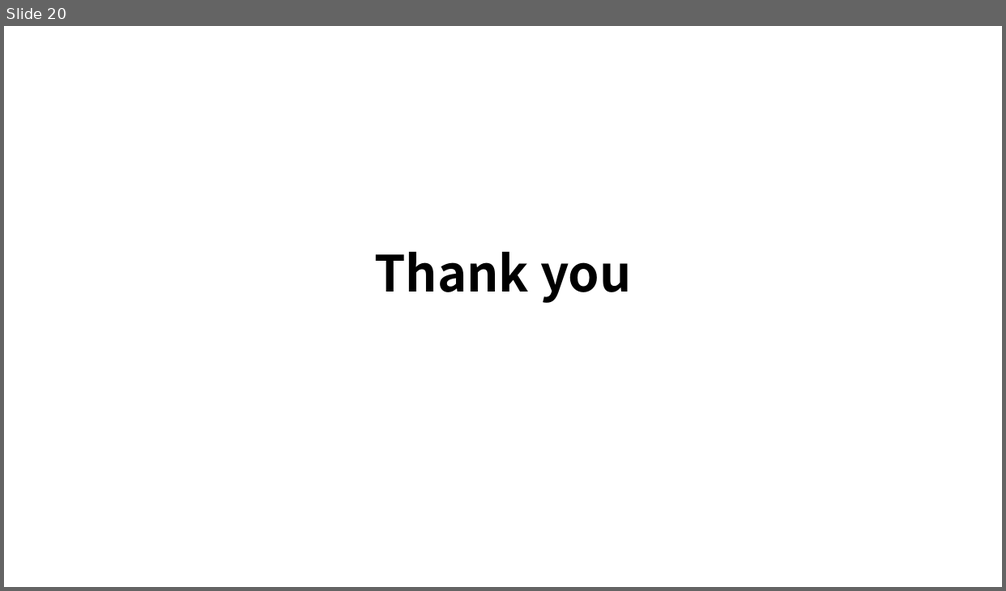
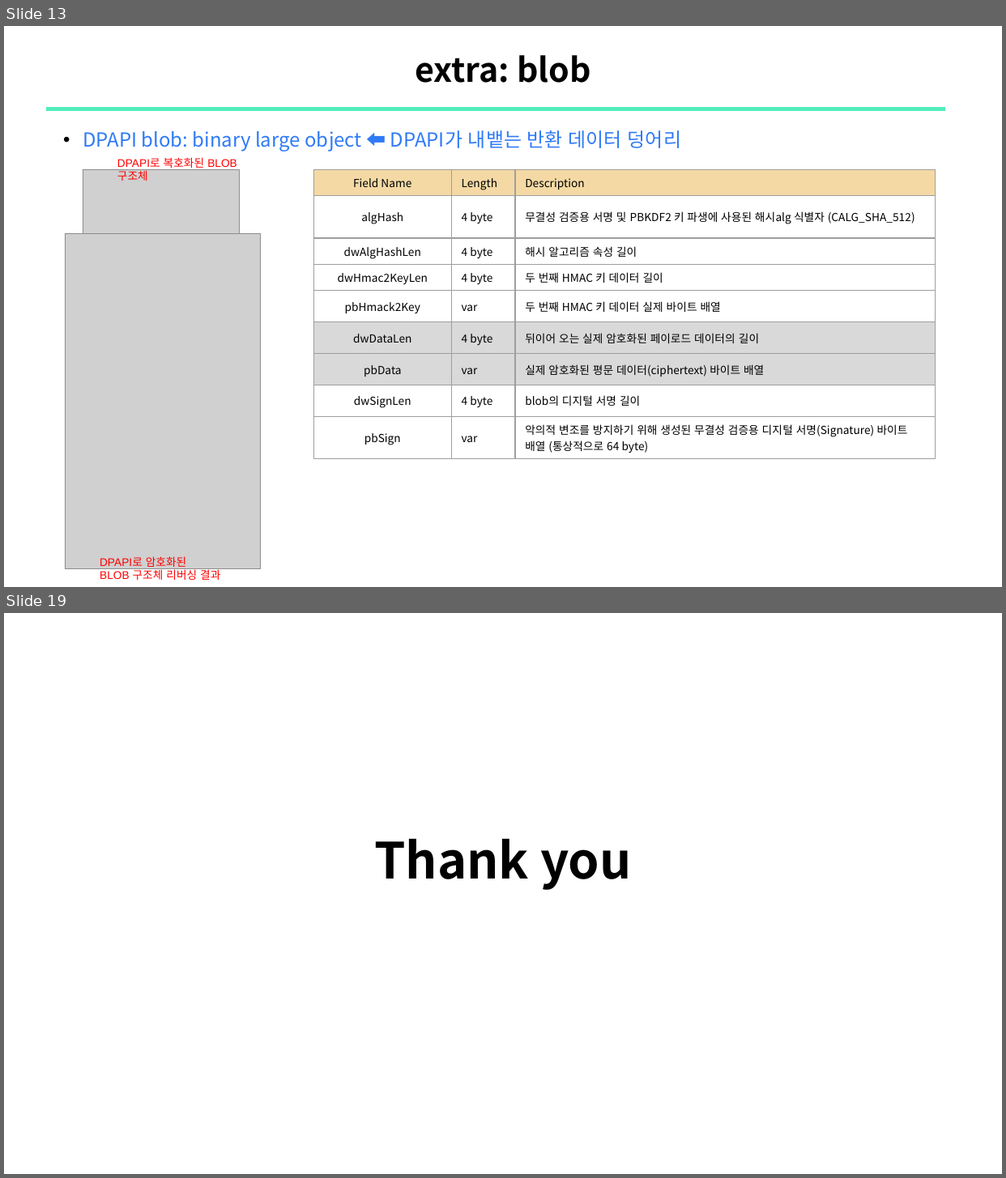
Before and after one commit to sewonpark292/SSL-Seminar, a slide deck: 14_DPAPI.pptx. Shown one above the other, each under a label of ours: slide 20 before the commit, slides 13 and 19 after it; the slides between them are not shown. The pictures are 1006x591 and 1006x1178 pixels, drawn with LibreOffice and Linux fonts; fonts in the diff are those of the drawing; grey boxes stand for pictures. Boxes give left, top, right and bottom in pixels: in the first picture for what was removed or moved away, otherwise in the second. Text is boxed around its words. In the diff, an @@ line names an element or a change of style, - is before the commit and + after.

Commit message:
upload: DPAPI

```diff
--- a/14_DPAPI.pptx
+++ b/14_DPAPI.pptx
@@ slide 13 added at (4, 26, 1002, 587), background #FFFFFF @@
@@ title added at (415, 55, 591, 83), 24 pt, text #000000, bold @@
+extra: blob
@@ line added from (46, 109) to (946, 109), #51EEBC 3 pt @@
@@ text added at (83, 130, 681, 152), 14 pt, text #2F7AF6 @@
+    • DPAPI blob: binary large object ⬅ DPAPI가 내뱉는 반환 데이터 덩어리
@@ picture added at (83, 169, 240, 241) @@
@@ text added at (117, 157, 237, 181), 8 pt, text #FF0000 @@
+DPAPI로 복호화된 BLOB 구조체
@@ table added at (313, 169, 935, 456), 9 rows, 3 columns @@
+Field Name | Length | Description
+algHash | 4 byte | 무결성 검증용 서명 및 PBKDF2 키 파생에 사용된 해시alg 식별자 (CALG_SHA_512)
+dwAlgHashLen | 4 byte | 해시 알고리즘 속성 길이
+dwHmac2KeyLen | 4 byte | 두 번째 HMAC 키 데이터 길이
+pbHmack2Key | var | 두 번째 HMAC 키 데이터 실제 바이트 배열
+dwDataLen | 4 byte | 뒤이어 오는 실제 암호화된 페이로드 데이터의 길이
+pbData | var | 실제 암호화된 평문 데이터(ciphertext) 바이트 배열
+dwSignLen | 4 byte | blob의 디지털 서명 길이
+pbSign | var | 악의적 변조를 방지하기 위해 생성된 무결성 검증용 디지털 서명(Signature) 바이트 배열 (통상적으로 64 byte)
@@ picture added at (65, 233, 261, 569) @@
@@ text added at (100, 557, 220, 580), 8 pt, text #FF0000 @@
+DPAPI로 암호화된
+BLOB 구조체 리버싱 결과
@@ what was slide 20 is now slide 19 @@
```
Also in this commit, not shown: 9 slides changed, 7 other slides added, 9 slides removed.
